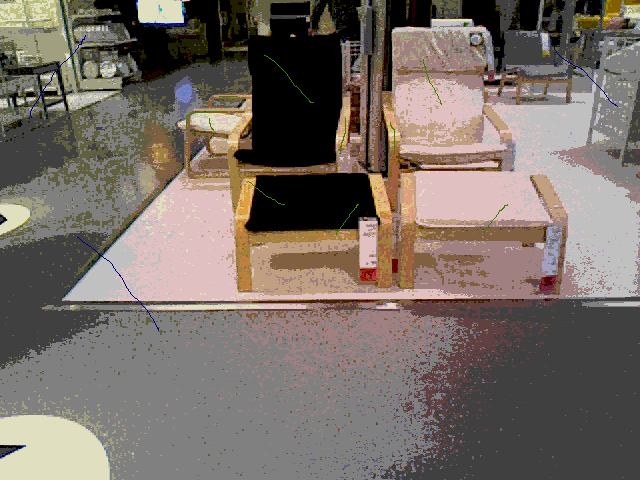
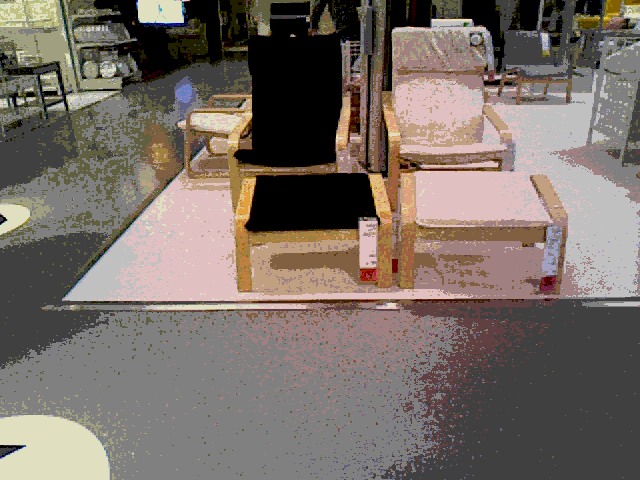
Layer changes from the first 640px x 480px image to the second:
removed layer "Layer #1" over [30, 35, 618, 331]
